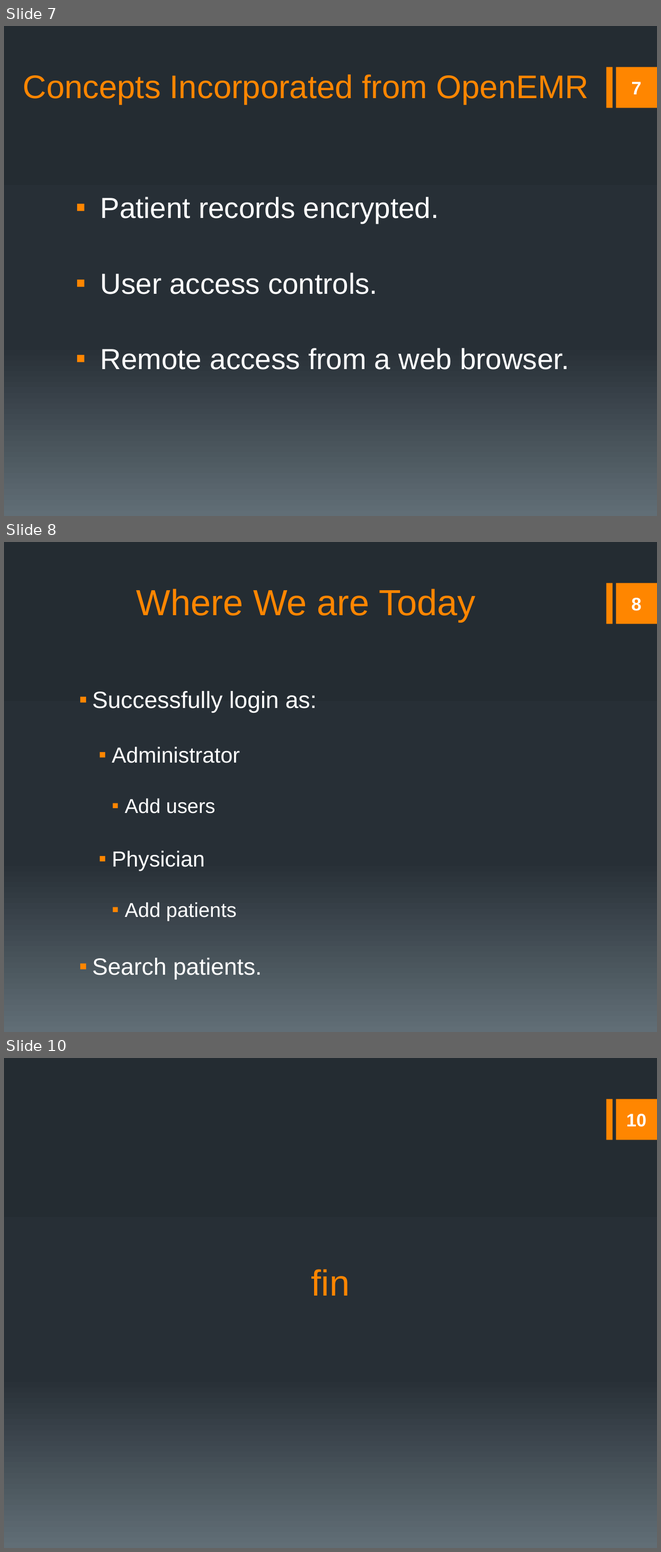
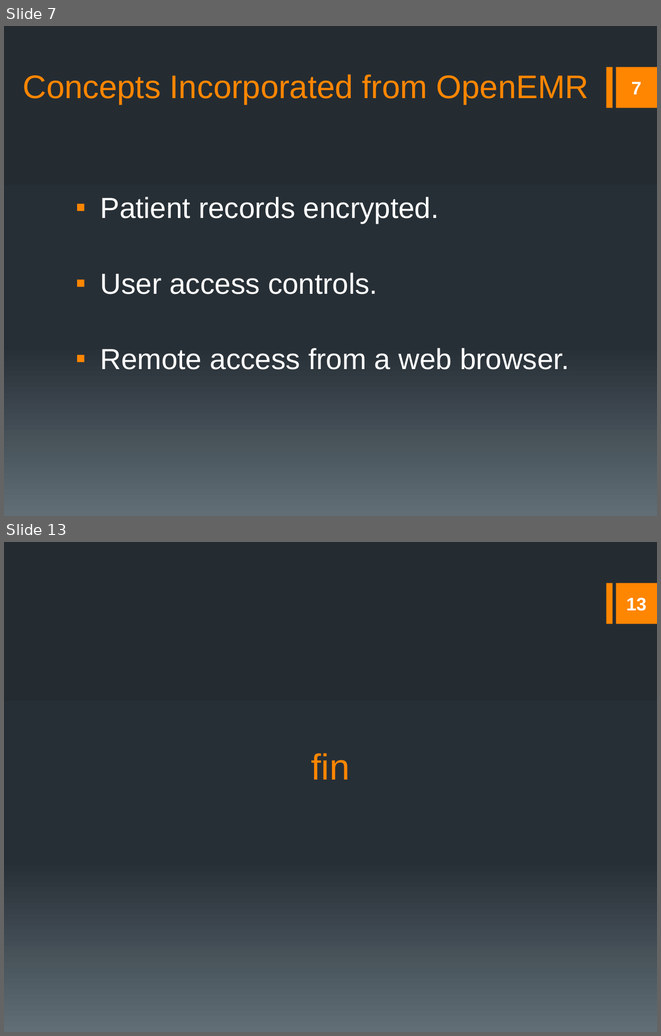
Before and after one commit to rmkane/semrs, a slide deck: Documentation/Final_Presentation.pptx. Shown one above the other, each under a label of ours: slides 7, 8 and 10 before the commit, slides 7 and 13 after it; the slides between them are not shown. The pictures are 661x1552 and 661x1036 pixels, drawn with LibreOffice and Linux fonts; fonts in the diff are those of the drawing. Boxes give left, top, right and bottom in pixels: in the first picture for what was removed or moved away, otherwise in the second. Text is boxed around its words. In the diff, an @@ line names an element or a change of style, - is before the commit and + after.

```diff
--- a/Documentation/Final_Presentation.pptx
+++ b/Documentation/Final_Presentation.pptx
@@ slide 8 removed at bbox=[4, 542, 657, 1032], background gradient #242C33 to #273037 to #636D76; not listed: 2 template elements that a slide beside it also shows @@
@@ title removed at bbox=[136, 589, 476, 622] @@
-Where We are Today
@@ page number removed at bbox=[632, 598, 642, 611] @@
-8
@@ text removed at bbox=[92, 691, 317, 979] @@
-▪ Successfully login as:
-  ▪ Administrator
-    ▪ Add users
-  ▪ Physician
-    ▪ Add patients
-▪ Search patients.
@@ what was slide 10 is now slide 13 @@
@@ page number at bbox=[626, 598, 646, 611]: text changed @@
-10
+13
```
Also in this commit, not shown: 3 slides changed, 5 slides added, 1 other slide removed, 1 other file.
